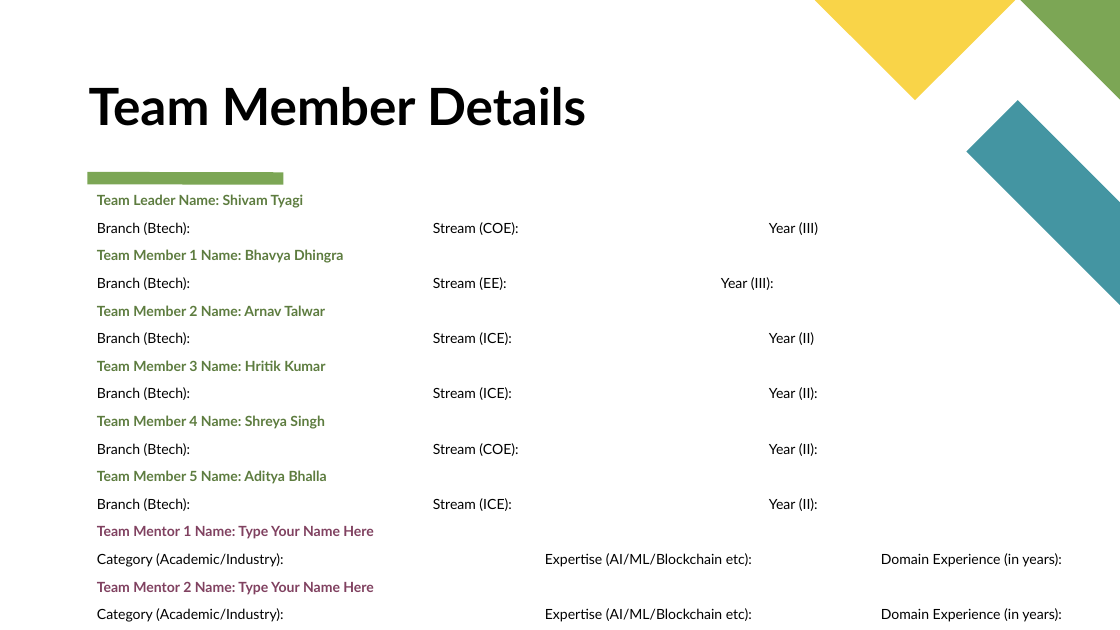
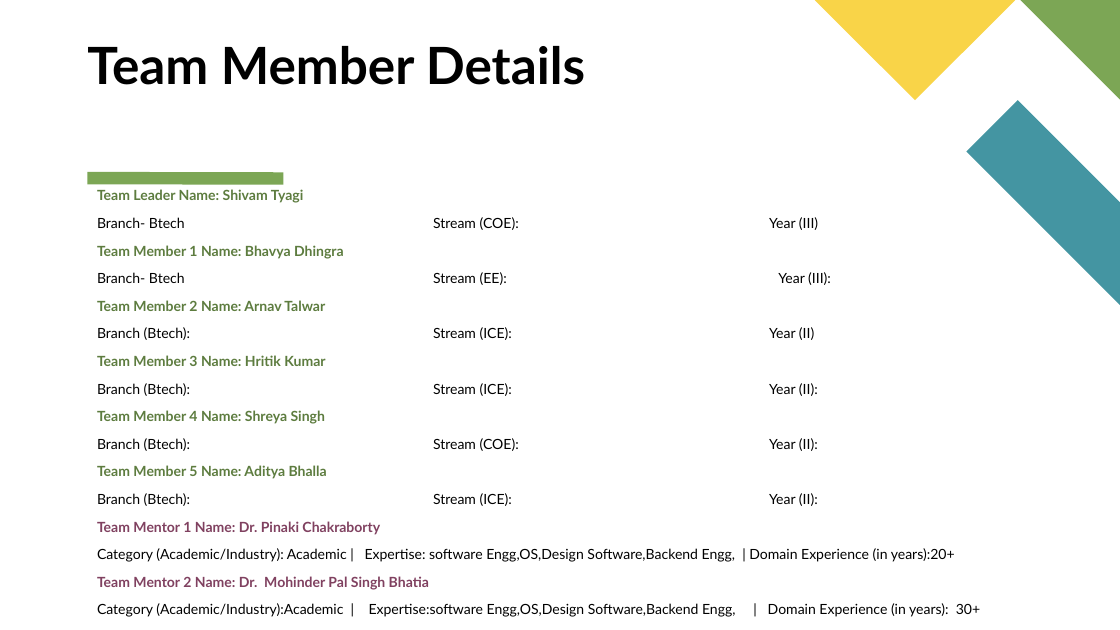
Before and after one commit to hritik-hk/NaturalGasPrice_Prediction-Coding_Nhi_Aati, a slide deck: slide 4 of Basic Details of the Team and Problem Statement.pptx. Drawn at 1120x630 pixels with LibreOffice and Linux fonts; fonts in the diff are those of the drawing. Boxes give left, top, right and bottom in pixels: in the first picture for what was removed or moved away, otherwise in the second. Text is boxed around its words. In the diff, an @@ line names an element or a change of style, - is before the commit and + after.

Commit message:
mentors added

```diff
--- a/Basic Details of the Team and Problem Statement.pptx
+++ b/Basic Details of the Team and Problem Statement.pptx
@@ title "Team Member Details" moved from (x1=89, y1=87, x2=586, y2=126) to (x1=87, y1=46, x2=585, y2=85) @@
@@ text at (x1=97, y1=217, x2=818, y2=230): text changed @@
-Branch (Btech): Stream (COE): Year (III)
+Branch- Btech Stream (COE): Year (III)
@@ text at (x1=97, y1=272, x2=185, y2=283): text changed @@
-Branch (Btech): Stream (EE): Year (III):
+Branch- Btech Stream (EE): Year (III):
@@ text at (x1=97, y1=521, x2=980, y2=617): text changed @@
-Team Mentor 1 Name: Type Your Name Here
-Category (Academic/Industry): Expertise (AI/ML/Blockchain etc): Domain Experience (in years):
-Team Mentor 2 Name: Type Your Name Here
-Category (Academic/Industry): Expertise (AI/ML/Blockchain etc): Domain Experience (in years):
+Team Mentor 1 Name: Dr. Pinaki Chakraborty
+Category (Academic/Industry): Academic | Expertise: software Engg,OS,Design Software,Backend Engg, | Domain Experience (in years):20+
+Team Mentor 2 Name: Dr. Mohinder Pal Singh Bhatia
+Category (Academic/Industry):Academic | Expertise:software Engg,OS,Design Software,Backend Engg, | Domain Experience (in years): 30+
```
Also in this commit, not shown: 3 other slides changed.
